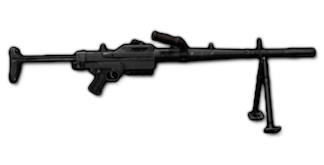
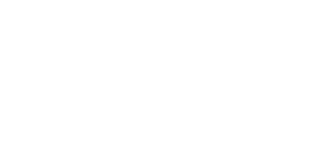
Revision of a layered 324×165 image; what changed, layer by layer:
renamed "Layer 1" to "AA52", hid it over [9, 31, 316, 133]